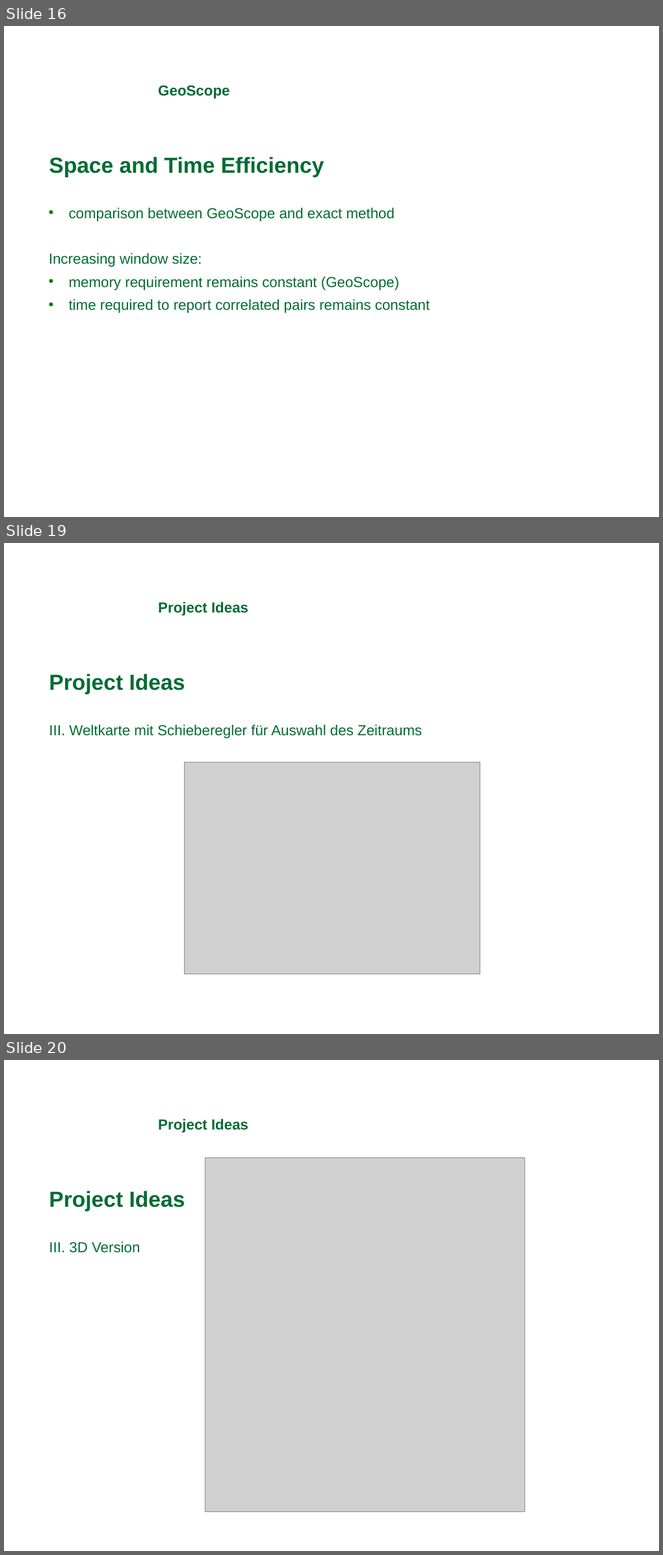
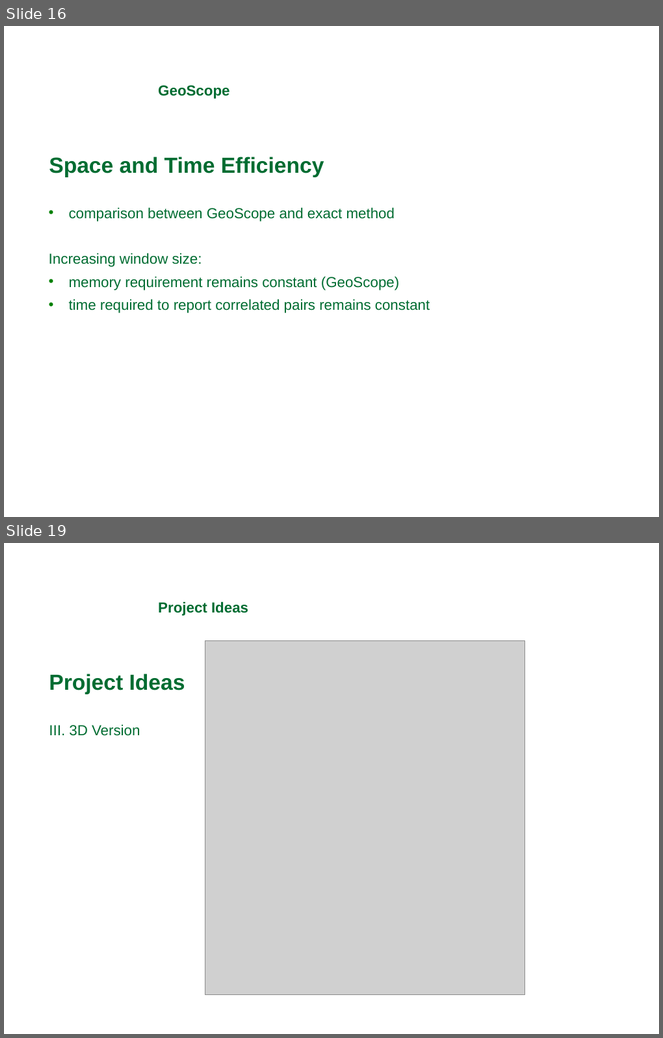
Before and after one commit to michaelprummer/datascience, a slide deck: GeoScope/DataScience1.ppt. Shown one above the other, each under a label of ours: slides 16, 19 and 20 before the commit, slides 16 and 19 after it; the slides between them are not shown. The pictures are 663x1555 and 663x1038 pixels, drawn with LibreOffice and Linux fonts; fonts in the diff are those of the drawing; grey boxes stand for pictures; background and template pictures are left out. Boxes give left, top, right and bottom in pixels: in the first picture for what was removed or moved away, otherwise in the second. Text is boxed around its words. In the diff, an @@ line names an element or a change of style, - is before the commit and + after.

```diff
--- a/GeoScope/DataScience1.ppt
+++ b/GeoScope/DataScience1.ppt
@@ slide 19 removed at box(4, 543, 659, 1034), background picture (left out) @@
@@ text removed at box(158, 601, 248, 616) @@
-Project Ideas
@@ text removed at box(49, 674, 185, 694) @@
-Project Ideas
@@ text removed at box(49, 724, 422, 739) @@
-III. Weltkarte mit Schieberegler für Auswahl des Zeitraums
@@ picture removed at box(184, 762, 480, 974) @@
@@ what was slide 20 is now slide 19 @@
```
Also in this commit, not shown: 6 slides changed, 1 slide added.
